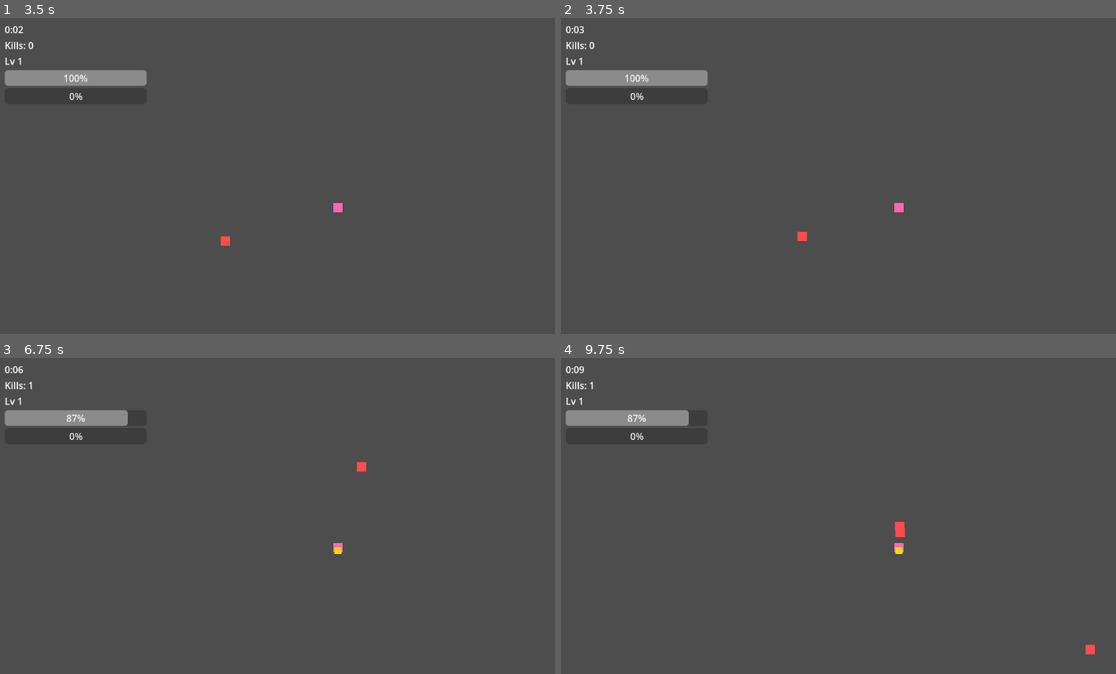
Above: before the commit, frames 1-4 (two rows, left to right).
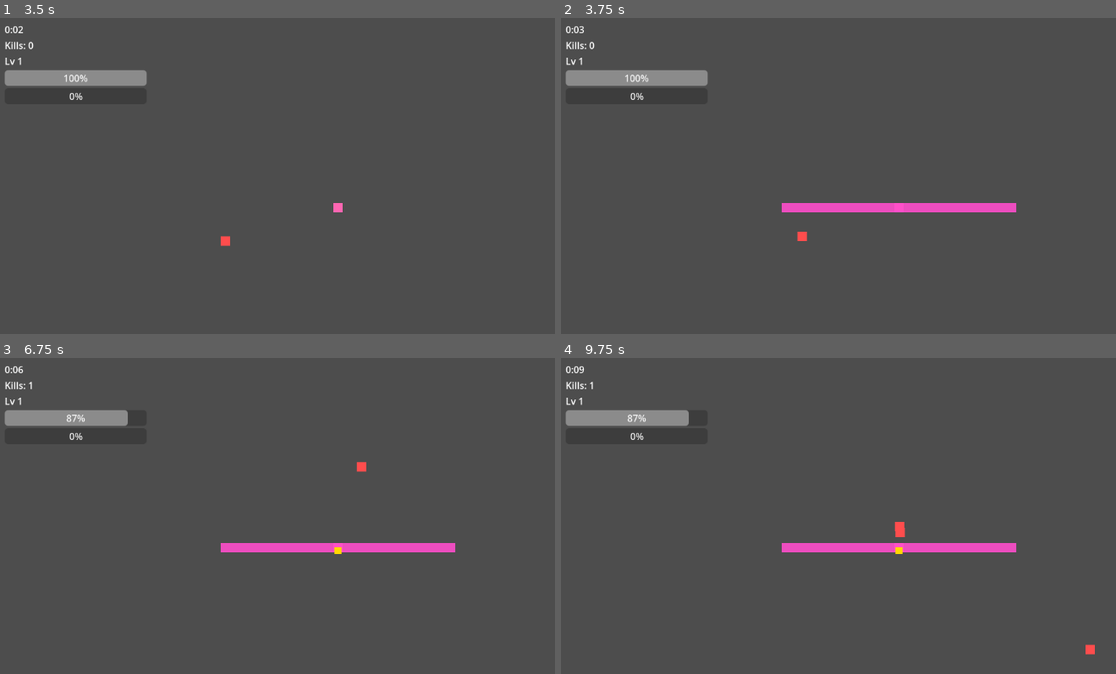
Above: after the commit, the same moments.

Repository: ZivHausler/survivers-likes-game
Game: Godot game, scene res://game/main.tscn
The game is run twice, just before and just after one commit, with the same random seed, the same clock (stepped at 60 frames per second) and the same inputs.
Inputs (mouse positions are in pixels of both pictures, inside the frame that each line leads up to):
- Up to frame 1 (3.5 s): click "Ziv" at 0.5 s; tap Enter at 1.25, 2.75 s; move the mouse to (488, 188) at 1.27 s; hold D (move_right) 1.28-2 s; hold Shift 1.28-2 s; click (488, 188) at 1.42 s; tap Space at 2 s; drag from (205, 226) to (338, 207) at 2.02 s; move the mouse to (405, 125) at 2.77 s; hold D (move_right) from 2.78 s (still down); tap Ctrl at 2.85 s
- Up to frame 2 (3.75 s): release D (move_right) at 3.5 s; tap Space at 3.5 s; drag from (866, 283) to (694, 150) at 3.52 s
- Up to frame 3 (6.75 s): move the mouse to (538, 604) at 4.27 s; hold A (move_left) 4.28-5 s; tap Alt at 4.35 s; tap Enter at 5 s; drag from (133, 490) to (338, 547) at 5.02 s; move the mouse to (371, 547) at 5.77 s; hold S (move_down) 5.78-6.5 s; hold Shift 5.78-6.5 s; click (371, 547) at 5.92 s; tap Space at 6.5 s; drag from (238, 452) to (338, 547) at 6.52 s
- Up to frame 4 (9.75 s): move the mouse to (1049, 528) at 7.27 s; hold W (move_up) 7.28-8 s; tap Ctrl at 7.35 s; drag from (766, 566) to (910, 465) at 8.02 s; move the mouse to (966, 465) at 8.77 s; hold S (move_down) 8.78-9.5 s; tap Alt at 8.85 s; drag from (866, 623) to (899, 519) at 9.52 s

Frame 1 is identical in both runs. In frame 2, 1.2% of the frame differs, in the area x 39-83%, y 58-62%; in frame 3, 1.2%; in frame 4, 1.2%.

Commit message:
fix: add visible placeholder shapes for attacks (beam, charm field, bubbles)
Co-Authored-By: Claude Opus 4.8 (1M context) <noreply@anthropic.com>

Diff:
--- /dev/null
+++ b/test/test_weapon_visuals.gd
@@ -0,0 +1,71 @@
+extends GutTest
+## TDD guard: every attack scene must contain at least one CanvasItem that
+## actually paints (Polygon2D, ColorRect, Sprite2D, Line2D, …).
+## CollisionShape2D is an invisible debug shape — it does NOT count.
+##
+## RED phase: fails before visuals are added to bubble.tscn / ziv_stunning_looks.tscn
+## GREEN phase: passes after the placeholder visual nodes are added.
+
+const DRAWABLE_TYPES := ["Polygon2D", "ColorRect", "Sprite2D", "Line2D", "MeshInstance2D"]
+
+## Return all descendants of `root` that are CanvasItem subclasses AND whose
+## class name is in DRAWABLE_TYPES (i.e. they actually paint something).
+func _visible_draw_nodes(root: Node) -> Array:
+	var results: Array = []
+	for node in _all_descendants(root):
+		if node.get_class() in DRAWABLE_TYPES:
+			results.append(node)
+	return results
+
+func _all_descendants(node: Node) -> Array:
+	var out: Array = []
+	for child in node.get_children():
+		out.append(child)
+		out.append_array(_all_descendants(child))
+	return out
+
+# ── Bubble ────────────────────────────────────────────────────────────────────
+
+func test_bubble_has_visible_draw_node() -> void:
+	var bubble: Node = autofree(load("res://weapons/bubble.tscn").instantiate())
+	var draw_nodes := _visible_draw_nodes(bubble)
+	assert_gt(draw_nodes.size(), 0,
+		"bubble.tscn must contain at least one drawable node (Polygon2D/ColorRect/…) — found none. " +
+		"Add a visual so the bubble is visible at runtime.")
+
+# ── Ziv — Beam ───────────────────────────────────────────────────────────────
+
+func test_ziv_beam_has_visible_draw_node() -> void:
+	var weapon: Node2D = autofree(load("res://weapons/ziv_stunning_looks.tscn").instantiate())
+	var beam: Node = weapon.get_node("Beam")
+	var draw_nodes := _visible_draw_nodes(beam)
+	assert_gt(draw_nodes.size(), 0,
+		"Beam area in ziv_stunning_looks.tscn must have a drawable child " +
+		"(Polygon2D/ColorRect sized ~400×16). Found none.")
+
+## The beam ColorRect must be sized to match the hitbox dimensions (400 × 16).
+func test_ziv_beam_visual_matches_hitbox_size() -> void:
+	var weapon: Node2D = autofree(load("res://weapons/ziv_stunning_looks.tscn").instantiate())
+	var beam: Node = weapon.get_node("Beam")
+	var draw_nodes := _visible_draw_nodes(beam)
+	if draw_nodes.is_empty():
+		fail_test("No drawable node found in Beam — cannot check size")
+		return
+	# First drawable is the beam visual; it should cover roughly 400 × 16.
+	var vis: Node = draw_nodes[0]
+	if vis is ColorRect:
+		var cr := vis as ColorRect
+		assert_almost_eq(cr.size.x, 400.0, 1.0,
+			"Beam ColorRect width should be ~400 px to match RectangleShape2D")
+		assert_almost_eq(cr.size.y, 16.0, 1.0,
+			"Beam ColorRect height should be ~16 px to match RectangleShape2D")
+
+# ── Ziv — CharmField ─────────────────────────────────────────────────────────
+
+func test_ziv_charm_field_has_visible_draw_node() -> void:
+	var weapon: Node2D = autofree(load("res://weapons/ziv_stunning_looks.tscn").instantiate())
+	var charm: Node = weapon.get_node("CharmField")
+	var draw_nodes := _visible_draw_nodes(charm)
+	assert_gt(draw_nodes.size(), 0,
+		"CharmField area in ziv_stunning_looks.tscn must have a drawable child " +
+		"(Polygon2D circle / ColorRect) so the charm aura is visible. Found none.")
--- a/weapons/bubble.tscn
+++ b/weapons/bubble.tscn
@@ -14,3 +14,10 @@
 
 [node name="CollisionShape2D" type="CollisionShape2D" parent="."]
 shape = SubResource("CircleShape2D_1")
+
+[node name="BubbleVisual" type="ColorRect" parent="."]
+offset_left = -8.0
+offset_top = -8.0
+offset_right = 8.0
+offset_bottom = 8.0
+color = Color(0.3, 0.5, 1, 0.85)
--- a/weapons/ziv_stunning_looks.gd
+++ b/weapons/ziv_stunning_looks.gd
@@ -26,6 +26,8 @@
 
 @onready var _beam: Area2D = $Beam
 @onready var _charm_field: Area2D = $CharmField
+@onready var _beam_visual: ColorRect = $Beam/BeamVisual
+@onready var _charm_field_visual: ColorRect = $CharmField/CharmFieldVisual
 
 func _ready() -> void:
 	base_cooldown = 3.0
@@ -37,6 +39,9 @@
 	# CharmField stays off until evolve() activates it.
 	_charm_field.monitoring   = false
 	_charm_field.monitorable  = false
+	# Visuals start hidden; shown on fire() flash or evolve().
+	_beam_visual.hide()
+	_charm_field_visual.hide()
 
 func _process(dt: float) -> void:
 	if evolved:
@@ -48,6 +53,16 @@
 func fire() -> void:
 	_deal_beam_damage()
 	_charm_nearby_enemies()
+	if not evolved:
+		_flash_beam()
+
+## Flash the beam visual for 0.3 s (non-evolved mode).
+func _flash_beam() -> void:
+	_beam_visual.show()
+	await get_tree().create_timer(0.3).timeout
+	# Guard: weapon may have been freed or evolved during the await.
+	if is_instance_valid(self) and not evolved:
+		_beam_visual.hide()
 
 func _deal_beam_damage() -> void:
 	var damage := beam_damage * stats.damage_mult
@@ -95,6 +110,10 @@
 	_charm_field.monitorable = true
 	if not _charm_field.body_entered.is_connected(_on_charm_field_body_entered):
 		_charm_field.body_entered.connect(_on_charm_field_body_entered)
+	# Evolved: beam rotates continuously — keep visual always visible.
+	_beam_visual.show()
+	# CharmField aura is now always active — show its visual.
+	_charm_field_visual.show()
 
 ## Passive bonus: extends how long enemies stay charmed.
 ## value = passive Upgrade's effect_value (seconds per passive level).
--- a/weapons/ziv_stunning_looks.tscn
+++ b/weapons/ziv_stunning_looks.tscn
@@ -16,7 +16,23 @@
 [node name="CollisionShape2D" type="CollisionShape2D" parent="Beam"]
 shape = SubResource("RectangleShape2D_beam")
 
+[node name="BeamVisual" type="ColorRect" parent="Beam"]
+visible = false
+offset_left = -200.0
+offset_top = -8.0
+offset_right = 200.0
+offset_bottom = 8.0
+color = Color(1, 0.3, 0.8, 0.9)
+
 [node name="CharmField" type="Area2D" parent="."]
 
 [node name="CollisionShape2D" type="CollisionShape2D" parent="CharmField"]
 shape = SubResource("CircleShape2D_charm")
+
+[node name="CharmFieldVisual" type="ColorRect" parent="CharmField"]
+visible = false
+offset_left = -150.0
+offset_top = -150.0
+offset_right = 150.0
+offset_bottom = 150.0
+color = Color(1, 0.3, 0.8, 0.12)
Not shown, changed: docs/notes/weapon-avihay.md
Not shown, changed: docs/notes/weapon-ziv.md
